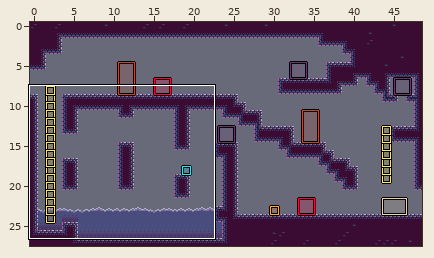
LDtk project -- docs/map/map-normal.ldtk. Above, an overview of the earlier version with the close-up marked.
Close-up. Before the edit:
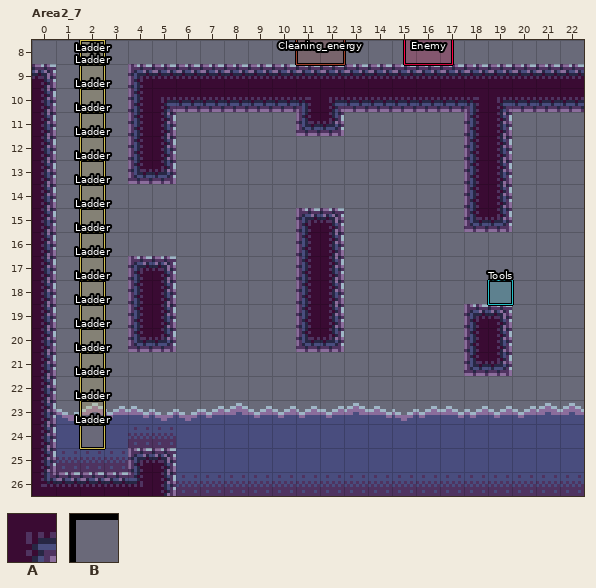
Cells are 8x8 px. Shown: Area2_7 x 0..22, y 8..26. The commit also changed other parts of the map, which this record leaves out.
Key: from "Collisions": A 1 "ground", B 3 "toxic_poor".
_ is an empty cell.
Layers that did not change in this view are not listed.
Layer "Collisions" before, first column x 0:
 8 _______________________
 9 A___AAAAAAAAAAAAAAAAAAA
10 A___AAAAAAAAAAAAAAAAAAA
11 A___AA_____AA_____AA___
12 A___AA____________AA___
13 A___AA____________AA___
14 A_________________AA___
15 A__________AA_____AA___
16 A__________AA__________
17 A___AA_____AA__________
18 A___AA_____AA__________
19 A___AA_____AA_____AA___
20 A___AA_____AA_____AA___
21 A_________________AA___
22 A______________________
23 ABBBBBBBBBBBBBBBBBBBBBB
24 ABBBBBBBBBBBBBBBBBBBBBB
25 ABBBAABBBBBBBBBBBBBBBBB
26 AAAAAABBBBBBBBBBBBBBBBB
After:
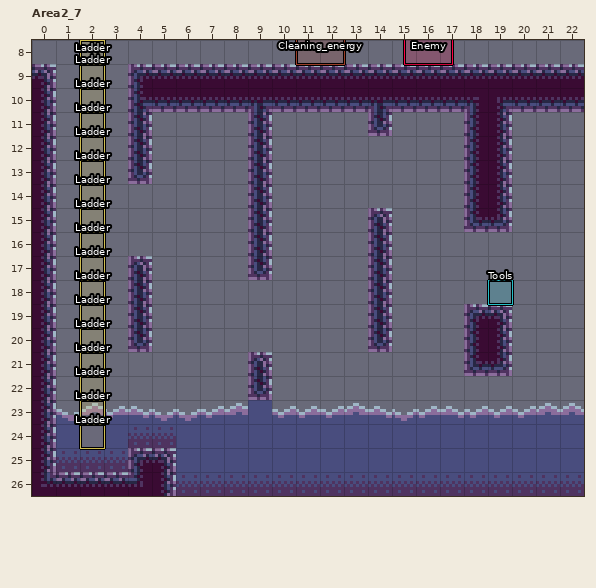
Change:
{"where": "layer \"Collisions\""}
{"y":11,"x":5,"old":"A","new":"_"}
{"y":11,"x":9,"old":"_","new":"A"}
{"y":11,"x":11,"old":"AA","new":"__"}
{"y":11,"x":14,"old":"_","new":"A"}
{"y":12,"x":5,"old":"A","new":"_"}
{"y":12,"x":9,"old":"_","new":"A"}
{"y":13,"x":5,"old":"A","new":"_"}
{"y":13,"x":9,"old":"_","new":"A"}
{"y":14,"x":9,"old":"_","new":"A"}
{"y":15,"x":9,"old":"_","new":"A"}
{"y":15,"x":11,"old":"AA","new":"__"}
{"y":15,"x":14,"old":"_","new":"A"}
{"y":16,"x":9,"old":"_","new":"A"}
{"y":16,"x":11,"old":"AA","new":"__"}
{"y":16,"x":14,"old":"_","new":"A"}
{"y":17,"x":5,"old":"A","new":"_"}
{"y":17,"x":9,"old":"_","new":"A"}
{"y":17,"x":11,"old":"AA","new":"__"}
{"y":17,"x":14,"old":"_","new":"A"}
{"y":18,"x":5,"old":"A","new":"_"}
{"y":18,"x":11,"old":"AA","new":"__"}
{"y":18,"x":14,"old":"_","new":"A"}
{"y":19,"x":5,"old":"A","new":"_"}
{"y":19,"x":11,"old":"AA","new":"__"}
{"y":19,"x":14,"old":"_","new":"A"}
{"y":20,"x":5,"old":"A","new":"_"}
{"y":20,"x":11,"old":"AA","new":"__"}
{"y":20,"x":14,"old":"_","new":"A"}
{"y":21,"x":9,"old":"_","new":"A"}
{"y":22,"x":9,"old":"_","new":"A"}
